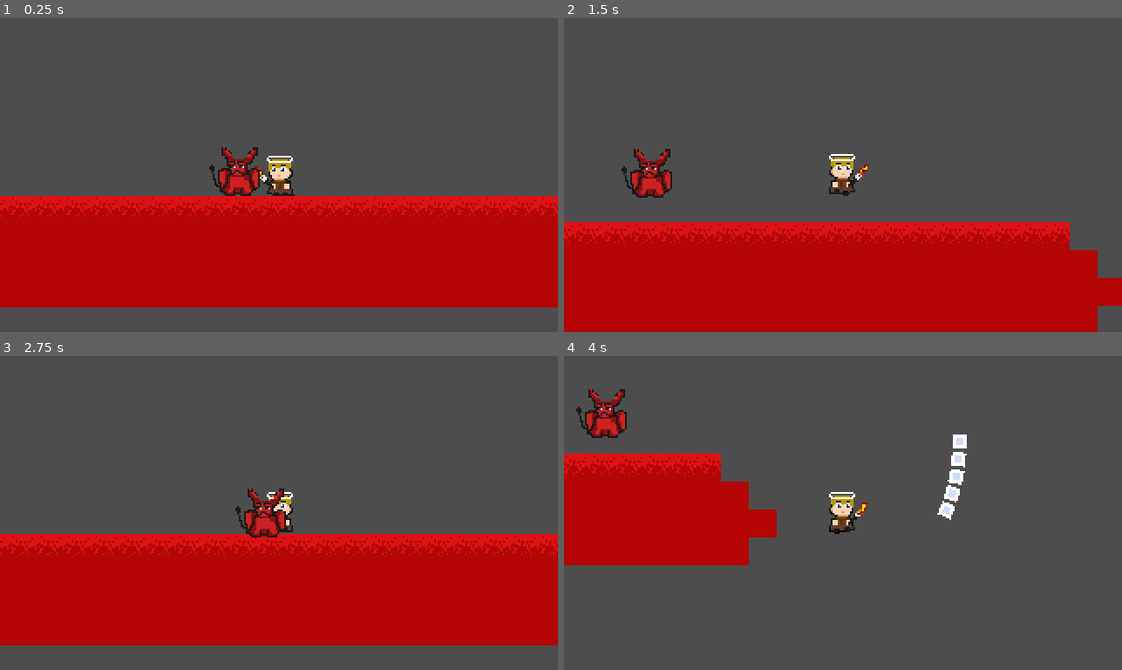
Above: before the commit, frames 1-4 (two rows, left to right).
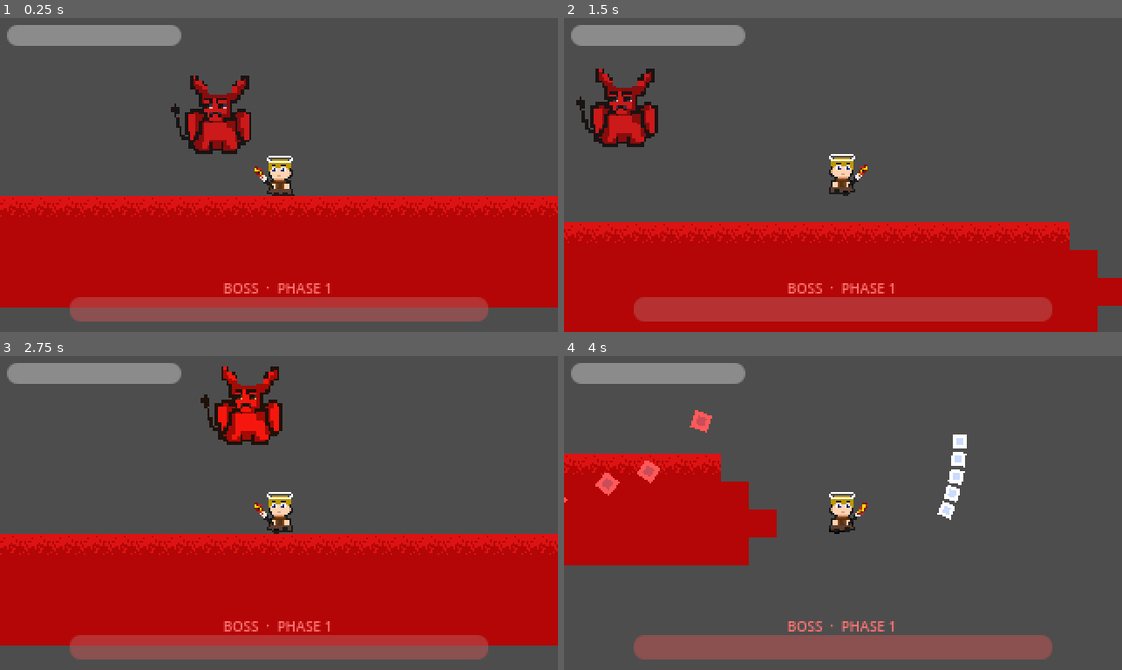
Above: after the commit, the same moments.

Repository: axullin/bounce-back-haven
Game: Godot game, scene res://scenes/main.tscn
The game is run twice, just before and just after one commit, with the same random seed, the same clock (stepped at 60 frames per second) and the same inputs. The engine's default icon, where the game draws it, is replaced by a stand-in: a white triangle on a blue panel in a dark square.
Inputs (mouse positions are in pixels of both pictures, inside the frame that each line leads up to):
- Up to frame 1 (0.25 s): no input
- Up to frame 2 (1.5 s): move the mouse to (965, 159) at 0.52 s; hold D (move_right) from 0.53 s (still down); click (965, 159) at 0.6 s; tap S (charge_jump) at 0.77, 1.07 s; tap 1 (weapon_pistol, bound only after the commit) at 0.8, 1.35 s; move the mouse to (731, 190) at 1.27 s
- Up to frame 3 (2.75 s): tap S (charge_jump) at 1.52, 1.82 s; tap 2 (weapon_pistol, bound only before the commit) at 1.55, 2.1 s; move the mouse to (334, 443) at 2.02 s; release D (move_right) at 2.03 s; hold A (move_left) from 2.03 s (still down); tap 3 (weapon_shotgun, bound only before the commit) at 2.3 s
- Up to frame 4 (4 s): move the mouse to (815, 575) at 2.77 s; release A (move_left) at 2.78 s; hold D (move_right) from 2.78 s (still down); tap 3 (weapon_shotgun, bound only before the commit) at 2.85 s; tap S (charge_jump) at 3.02, 3.05, 3.32 s; move the mouse to (1010, 560) at 3.52 s; hold S (charge_jump) from 3.53 s (still down); click (1010, 560) at 3.8 s

The runs differ from the first frame. In frame 1, 11% of the frame differs, in the area x 1-88%, y 2-97%; in frame 2, 11%; in frame 3, 11%; in frame 4, 9.5%.

Commit message:
Boss support

Diff:
--- a/project.godot
+++ b/project.godot
@@ -61,19 +61,14 @@
 "events": [Object(InputEventMouseButton,"resource_local_to_scene":false,"resource_name":"","device":-1,"window_id":0,"a …(253 unchanged characters)…
 ]
 }
-weapon_sword={
+weapon_pistol={
 "deadzone": 0.2,
 "events": [Object(InputEventKey,"resource_local_to_scene":false,"resource_name":"","device":-1,"window_id":0,"alt_press …(191 unchanged characters)…
 ]
 }
-weapon_pistol={
+weapon_shotgun={
 "deadzone": 0.2,
 "events": [Object(InputEventKey,"resource_local_to_scene":false,"resource_name":"","device":-1,"window_id":0,"alt_press …(191 unchanged characters)…
-]
-}
-weapon_shotgun={
-"deadzone": 0.2,
-"events": [Object(InputEventKey,"resource_local_to_scene":false,"resource_name":"","device":-1,"window_id":0,"alt_pressed":false,"shift_pressed":false,"ctrl_pressed":false,"meta_pressed":false,"pressed":false,"keycode":0,"physical_keycode":51,"key_label":0,"unicode":51,"location":0,"echo":false,"script":null)
 ]
 }
 charge_jump={
--- /dev/null
+++ b/scenes/boss_bullet.tscn
@@ -0,0 +1,20 @@
+[gd_scene format=3 uid="uid://bswwi02qksqjg"]
+
+[ext_resource type="Script" path="res://scripts/boss_bullet.gd" id="1_script"]
+[ext_resource type="Texture2D" uid="uid://dt20u46r33m6w" path="res://assets/bullet.png" id="2_tex"]
+
+[sub_resource type="CircleShape2D" id="CircleShape2D_boss"]
+radius = 4.0
+
+[node name="BossBullet" type="Area2D"]
+collision_layer = 0
+collision_mask = 5
+script = ExtResource("1_script")
+
+[node name="Sprite2D" type="Sprite2D" parent="."]
+modulate = Color(1, 0.35, 0.35, 1)
+scale = Vector2(2.5, 2.5)
+texture = ExtResource("2_tex")
+
+[node name="CollisionShape2D" type="CollisionShape2D" parent="."]
+shape = SubResource("CircleShape2D_boss")
--- a/scenes/enemy.tscn
+++ b/scenes/enemy.tscn
@@ -19,28 +19,31 @@
 }]
 
 [sub_resource type="CapsuleShape2D" id="CapsuleShape2D_md0e3"]
-radius = 8.0
-height = 18.0
+radius = 10.0
+height = 22.0
 
 [sub_resource type="CircleShape2D" id="CircleShape2D_16d1p"]
-radius = 11.0
+radius = 14.0
 
-[node name="Enemy" type="CharacterBody2D" unique_id=311243696]
+[node name="Boss" type="CharacterBody2D" groups=["enemy", "boss"]]
 collision_layer = 2
 script = ExtResource("1_7p1mj")
+scale = Vector2(1.6, 1.6)
 
-[node name="AnimatedSprite2D" type="AnimatedSprite2D" parent="." unique_id=1780747503]
+[node name="AnimatedSprite2D" type="AnimatedSprite2D" parent="."]
+modulate = Color(1, 0.75, 0.75, 1)
 sprite_frames = SubResource("SpriteFrames_g4v7s")
 animation = &"idle"
-frame_progress = 0.8729426
 
-[node name="CollisionShape2D" type="CollisionShape2D" parent="." unique_id=3774236]
+[node name="CollisionShape2D" type="CollisionShape2D" parent="."]
 position = Vector2(0, 4)
 shape = SubResource("CapsuleShape2D_md0e3")
 
-[node name="Hitbox" type="Area2D" parent="." unique_id=1594449465]
+[node name="Hitbox" type="Area2D" parent="."]
+collision_layer = 0
+collision_mask = 4
 
-[node name="Kolizja_ale_inna" type="CollisionShape2D" parent="Hitbox" unique_id=1393179494]
+[node name="Kolizja_ale_inna" type="CollisionShape2D" parent="Hitbox"]
 position = Vector2(0, 4)
 shape = SubResource("CircleShape2D_16d1p")
 
--- a/scenes/main.tscn
+++ b/scenes/main.tscn
@@ -4,25 +4,50 @@
 [ext_resource type="PackedScene" uid="uid://dlh54jyaha34u" path="res://scenes/tile_map_layer.tscn" id="1_jyhfs"]
 [ext_resource type="PackedScene" uid="uid://cl03wdt20f8hk" path="res://scenes/enemy.tscn" id="3_sugp2"]
 [ext_resource type="Script" uid="uid://cns1wh7i1iuw5" path="res://scripts/health.gd" id="4_jyhfs"]
+[ext_resource type="Script" path="res://scripts/boss_health.gd" id="5_boss_hp"]
 
 [node name="Main" type="Node2D" unique_id=1107407252]
 
 [node name="Player" parent="." unique_id=166224037 instance=ExtResource("1_0wfyh")]
 
-[node name="Node2D" type="Node2D" parent="Player" unique_id=1647294200]
-
 [node name="TileMapLayer" parent="." unique_id=276225858 instance=ExtResource("1_jyhfs")]
 tile_map_data = PackedByteArray("AAD3/wEABgABAAAAAAD4/wEABgABAAAAAAD5/wEABgABAAAAAAD6/wEABgABAAAAAAD7/wEABgABAAAAAAD8/w …(2672 unchanged characters)…
 
-[node name="Enemy" parent="." unique_id=311243696 instance=ExtResource("3_sugp2")]
-position = Vector2(-49, -2)
+[node name="Boss" parent="." instance=ExtResource("3_sugp2")]
+position = Vector2(-49, -20)
 
 [node name="CanvasLayer" type="CanvasLayer" parent="." unique_id=1884453002]
 
 [node name="ProgressBar" type="ProgressBar" parent="CanvasLayer" unique_id=1943480537]
-offset_left = -61.0
-offset_top = -46.0
-offset_right = 65.0
-offset_bottom = -19.0
+offset_left = 4.0
+offset_top = 4.0
+offset_right = 104.0
+offset_bottom = 16.0
 value = 100.0
+show_percentage = false
 script = ExtResource("4_jyhfs")
+
+[node name="BossHealth" type="ProgressBar" parent="CanvasLayer"]
+offset_left = 40.0
+offset_top = 160.0
+offset_right = 280.0
+offset_bottom = 174.0
+max_value = 300.0
+value = 300.0
+show_percentage = false
+modulate = Color(1, 0.45, 0.45, 1)
+script = ExtResource("5_boss_hp")
+
+[node name="Label" type="Label" parent="CanvasLayer/BossHealth"]
+layout_mode = 1
+anchors_preset = 15
+anchor_right = 1.0
+anchor_bottom = 1.0
+offset_top = -12.0
+offset_bottom = -12.0
+grow_horizontal = 2
+grow_vertical = 2
+theme_override_font_sizes/font_size = 8
+text = "BOSS  ·  PHASE 1"
+horizontal_alignment = 1
+vertical_alignment = 1
--- a/scenes/player.tscn
+++ b/scenes/player.tscn
@@ -40,8 +40,6 @@
 radius = 7.0625
 height = 24.0
 
-[sub_resource type="RectangleShape2D" id="RectangleShape2D_yf5fn"]
-
 [sub_resource type="CircleShape2D" id="CircleShape2D_16d1p"]
 radius = 8.0
 
@@ -75,15 +73,10 @@
 [node name="BulletSpawn" type="Marker2D" parent="." unique_id=1337669848]
 position = Vector2(0, 6)
 
-[node name="SwordHitbox" type="Area2D" parent="." unique_id=231352135]
-position = Vector2(-9, 2)
-
-[node name="CollisionShape2D" type="CollisionShape2D" parent="SwordHitbox" unique_id=804935157]
-position = Vector2(-1, 0)
-shape = SubResource("RectangleShape2D_yf5fn")
-disabled = true
-
 [node name="Hurtbox" type="Area2D" parent="." unique_id=628775682]
+collision_layer = 4
+collision_mask = 0
+monitoring = false
 
 [node name="Kolizja_od_hurtbox" type="CollisionShape2D" parent="Hurtbox" unique_id=589469815]
 position = Vector2(1, 4)
--- /dev/null
+++ b/scripts/boss_bullet.gd
@@ -0,0 +1,35 @@
+extends Area2D
+
+var bullet_speed = 140.0
+var direction = Vector2.ZERO
+var damage = 12
+var lifetime = 4.0
+
+func _ready() -> void:
+	body_entered.connect(_on_body_entered)
+	area_entered.connect(_on_area_entered)
+	get_tree().create_timer(lifetime).timeout.connect(queue_free)
+
+func setup(start_pos: Vector2, target_pos: Vector2, speed: float = 140.0, dmg: int = 12) -> void:
+	global_position = start_pos
+	bullet_speed = speed
+	damage = dmg
+	direction = (target_pos - start_pos).normalized()
+	rotation = direction.angle()
+
+func _physics_process(delta: float) -> void:
+	global_position += direction * bullet_speed * delta
+
+func _hit_player(target: Node) -> void:
+	if target and target.has_method("take_damage"):
+		target.take_damage(damage)
+		queue_free()
+
+func _on_body_entered(body: Node2D) -> void:
+	if body.is_in_group("player"):
+		_hit_player(body)
+
+func _on_area_entered(area: Area2D) -> void:
+	var parent = area.get_parent()
+	if parent and parent.is_in_group("player"):
+		_hit_player(parent)
--- /dev/null
+++ b/scripts/boss_health.gd
@@ -0,0 +1,43 @@
+extends ProgressBar
+
+@onready var label: Label = $Label
+
+var boss: CharacterBody2D
+
+func _ready() -> void:
+	await get_tree().process_frame
+	boss = get_tree().get_first_node_in_group("boss")
+	if boss == null:
+		visible = false
+		return
+
+	max_value = boss.max_health
+	value = boss.health
+	_update_label()
+	boss.health_changed.connect(_on_boss_health_changed)
+	if boss.has_signal("phase_changed"):
+		boss.phase_changed.connect(_on_phase_changed)
+	if boss.has_signal("defeated"):
+		boss.defeated.connect(_on_defeated)
+
+func _on_boss_health_changed(new_health: int) -> void:
+	value = new_health
+	_update_label()
+
+func _on_phase_changed(phase: int) -> void:
+	if label:
+		label.text = "BOSS  ·  PHASE %d" % phase
+	# brief flash on phase change
+	modulate = Color(1.4, 0.6, 0.6)
+	await get_tree().create_timer(0.2).timeout
+	modulate = Color.WHITE
+
+func _on_defeated() -> void:
+	if label:
+		label.text = "BOSS DEFEATED"
+	value = 0
+
+func _update_label() -> void:
+	if label == null or boss == null:
+		return
+	label.text = "BOSS  ·  PHASE %d" % boss.phase
--- a/scripts/enemy.gd
+++ b/scripts/enemy.gd
@@ -1,59 +1,330 @@
-
 extends CharacterBody2D
 
-@export var max_health = 100
-@export var speed = 100.0
+signal health_changed(new_health)
+signal phase_changed(phase: int)
+signal defeated
+
+enum Pattern {
+	CHASE,
+	DASH,
+	FAN_SHOT,
+	SLAM,
+	RING_SHOT,
+	DEFLECT,
+}
+
+@export var max_health = 300
+@export var contact_damage: int = 15
+@export var move_speed = 70.0
+@export var dash_speed = 220.0
+@export var hover_height = 48.0
+
 @onready var anim = $AnimatedSprite2D
-
-var health = 100
+@onready var hitbox = $Hitbox
+@onready var boss_bullet = preload("res://scenes/boss_bullet.tscn")
+
+var health = 300
 var player: CharacterBody2D
-
-func _ready():
+var phase := 1
+var busy := false
+var deflecting := false
+var pattern_index := 0
+var home_y := 0.0
+var arena_min_x := -120.0
+var arena_max_x := 140.0
+var base_scale := Vector2.ONE
+
+var phase1_patterns: Array[Pattern] = [
+	Pattern.CHASE,
+	Pattern.FAN_SHOT,
+	Pattern.DASH,
+	Pattern.CHASE,
+	Pattern.SLAM,
+]
+
+var phase2_patterns: Array[Pattern] = [
+	Pattern.DASH,
+	Pattern.RING_SHOT,
+	Pattern.DEFLECT,
+	Pattern.SLAM,
+	Pattern.FAN_SHOT,
+	Pattern.CHASE,
+]
+
+var phase3_patterns: Array[Pattern] = [
+	Pattern.DASH,
+	Pattern.SLAM,
+	Pattern.RING_SHOT,
+	Pattern.DEFLECT,
+	Pattern.DASH,
+	Pattern.FAN_SHOT,
+	Pattern.SLAM,
+]
+
+func _ready() -> void:
 	add_to_group("enemy")
+	add_to_group("boss")
+	base_scale = scale
 	health = max_health
-
+	home_y = global_position.y
 	player = get_tree().get_first_node_in_group("player")
+	health_changed.emit(health)
+	_run_pattern_loop()
 
 func _physics_process(delta: float) -> void:
+	if player == null or not is_instance_valid(player):
+		player = get_tree().get_first_node_in_group("player")
+		velocity = Vector2.ZERO
+		return
+
+	if not busy:
+		_hover_toward_player(delta)
+
+	move_and_slide()
+	_update_animation()
+	_update_visual_state()
+
+func _hover_toward_player(_delta: float) -> void:
+	var target = Vector2(player.global_position.x, home_y - hover_height)
+	var dir = (target - global_position)
+	if dir.length() > 4.0:
+		velocity = dir.normalized() * move_speed * (1.25 if phase >= 3 else 1.0)
+	else:
+		velocity = Vector2.ZERO
+	global_position.x = clampf(global_position.x, arena_min_x, arena_max_x)
+
+func _run_pattern_loop() -> void:
+	await get_tree().create_timer(0.8).timeout
+	while is_instance_valid(self) and health > 0:
+		var patterns := _current_patterns()
+		var pattern: Pattern = patterns[pattern_index % patterns.size()]
+		pattern_index += 1
+		await _execute_pattern(pattern)
+		await get_tree().create_timer(_recovery_time()).timeout
+
+func _current_patterns() -> Array[Pattern]:
+	match phase:
+		1:
+			return phase1_patterns
+		2:
+			return phase2_patterns
+		_:
+			return phase3_patterns
+
+func _recovery_time() -> float:
+	match phase:
+		1:
+			return 0.55
+		2:
+			return 0.35
+		_:
+			return 0.2
+
+func _execute_pattern(pattern: Pattern) -> void:
+	busy = true
+	velocity = Vector2.ZERO
+	match pattern:
+		Pattern.CHASE:
+			await _pattern_chase()
+		Pattern.DASH:
+			await _pattern_dash()
+		Pattern.FAN_SHOT:
+			await _pattern_fan_shot()
+		Pattern.SLAM:
+			await _pattern_slam()
+		Pattern.RING_SHOT:
+			await _pattern_ring_shot()
+		Pattern.DEFLECT:
+			await _pattern_deflect()
+	busy = false
+	deflecting = false
+
+func _pattern_chase() -> void:
+	var duration = 1.4 if phase == 1 else 1.0
+	var elapsed = 0.0
+	while elapsed < duration and health > 0:
+		if player:
+			var target = Vector2(player.global_position.x, home_y - hover_height * 0.6)
+			velocity = (target - global_position).normalized() * move_speed * 1.4
+		elapsed += get_physics_process_delta_time()
+		await get_tree().physics_frame
+
+func _pattern_dash() -> void:
 	if player == null:
 		return
-	var direction = (player.global_position - global_position).normalized()
-	velocity = direction * speed
-
-	update_animation()
-	move_and_slide()
-
-func take_damage(amount: int):
-	health -= amount
-
-	print("Enemy HP: ", health)
+	# Telegraph
+	modulate = Color(1.4, 0.7, 0.7)
+	await get_tree().create_timer(0.35).timeout
+	modulate = Color.WHITE
+
+	var dir = (player.global_position - global_position).normalized()
+	var dash_time = 0.35
+	var elapsed = 0.0
+	while elapsed < dash_time and health > 0:
+		velocity = dir * dash_speed * (1.0 + 0.25 * (phase - 1))
+		elapsed += get_physics_process_delta_time()
+		await get_tree().physics_frame
+	velocity = Vector2.ZERO
+	await get_tree().create_timer(0.15).timeout
+
+func _pattern_fan_shot() -> void:
+	if player == null:
+		return
+	modulate = Color(1.2, 0.9, 0.5)
+	await get_tree().create_timer(0.25).timeout
+	modulate = Color.WHITE
+
+	var shots = 3 + phase
+	var spread = 0.55
+	for i in range(shots):
+		if player == null or health <= 0:
+			return
+		var t = 0.0 if shots == 1 else float(i) / float(shots - 1)
+		var angle = lerp(-spread, spread, t)
+		var aim = (player.global_position - global_position).normalized().rotated(angle)
+		_spawn_bullet(global_position, global_position + aim * 200.0, 160.0 + phase * 20.0)
+		await get_tree().create_timer(0.08).timeout
+
+func _pattern_slam() -> void:
+	# Unique mechanic: telegraph, rise, crash — dodge with charged bounce jump
+	modulate = Color(0.7, 0.85, 1.4)
+	await get_tree().create_timer(0.3).timeout
+
+	var rise_target = Vector2(global_position.x if player == null else player.global_position.x, home_y - hover_height - 40.0)
+	await _move_to(rise_target, 0.35)
+	await get_tree().create_timer(0.15).timeout
+
+	var slam_x = player.global_position.x if player else global_position.x
+	var ground = Vector2(slam_x, home_y + 8.0)
+	await _move_to(ground, 0.2)
+
+	_spawn_shockwave()
+	modulate = Color.WHITE
+	await get_tree().create_timer(0.25).timeout
+	await _move_to(Vector2(global_position.x, home_y - hover_height), 0.3)
+
+func _pattern_ring_shot() -> void:
+	modulate = Color(1.3, 0.5, 1.1)
+	await get_tree().create_timer(0.2).timeout
+	modulate = Color.WHITE
+
+	var count = 8 + phase * 2
+	for i in range(count):
+		var angle = TAU * float(i) / float(count)
+		var aim = Vector2.RIGHT.rotated(angle)
+		_spawn_bullet(global_position, global_position + aim * 100.0, 120.0 + phase * 15.0)
+	await get_tree().create_timer(0.35).timeout
+
+func _pattern_deflect() -> void:
+	# Special: armor up, bullets bounce back at the player
+	deflecting = true
+	modulate = Color(0.45, 0.95, 1.35)
+	await get_tree().create_timer(1.6 if phase < 3 else 2.0).timeout
+	deflecting = false
+	scale = base_scale
+	modulate = Color.WHITE
+
+func _spawn_shockwave() -> void:
+	# Two ground projectiles traveling left/right — jump over them
+	for dir_x in [-1.0, 1.0]:
+		var bullet = boss_bullet.instantiate()
+		get_parent().add_child(bullet)
+		var start = Vector2(global_position.x, home_y + 10.0)
+		bullet.setup(start, start + Vector2(dir_x * 200.0, 0.0), 180.0, contact_damage)
+		bullet.modulate = Color(1.0, 0.85, 0.2)
+		bullet.scale = Vector2(1.6, 1.0)
+
+func _spawn_bullet(from: Vector2, to: Vector2, speed: float) -> void:
+	var bullet = boss_bullet.instantiate()
+	get_parent().add_child(bullet)
+	bullet.setup(from, to, speed, 10 + phase * 2)
+
+func _move_to(target: Vector2, duration: float) -> void:
+	var start = global_position
+	var elapsed = 0.0
+	while elapsed < duration and health > 0:
+		elapsed += get_physics_process_delta_time()
+		var t = clampf(elapsed / duration, 0.0, 1.0)
+		global_position = start.lerp(target, t)
+		velocity = Vector2.ZERO
+		await get_tree().physics_frame
+
+func take_damage(amount: int) -> void:
+	if health <= 0:
+		return
+
+	if deflecting:
+		_reflect_toward_player()
+		return
+
+	health = max(health - amount, 0)
+	health_changed.emit(health)
+	_flash_hit()
+	_check_phase()
 
 	if health <= 0:
 		die()
 
-func die():
-	print("Enemy died!")
+func _reflect_toward_player() -> void:
+	if player == null:
+		return
+	_spawn_bullet(global_position, player.global_position, 200.0)
+	modulate = Color(1.5, 1.5, 1.5)
+	await get_tree().create_timer(0.05).timeout
+	if deflecting:
+		modulate = Color(0.45, 0.95, 1.35)
+	elif is_instance_valid(self):
+		modulate = Color.WHITE
+
+func _flash_hit() -> void:
+	if deflecting:
+		return
+	modulate = Color(1.6, 0.4, 0.4)
+	await get_tree().create_timer(0.06).timeout
+	if is_instance_valid(self) and not deflecting:
+		modulate = Color.WHITE
+
+func _check_phase() -> void:
+	var ratio = float(health) / float(max_health)
+	var new_phase = 1
+	if ratio <= 0.33:
+		new_phase = 3
+	elif ratio <= 0.66:
+		new_phase = 2
+
+	if new_phase != phase:
+		phase = new_phase
+		phase_changed.emit(phase)
+		pattern_index = 0
+		move_speed = 70.0 + (phase - 1) * 18.0
+
+func die() -> void:
+	defeated.emit()
+	busy = true
+	deflecting = false
+	velocity = Vector2.ZERO
+	modulate = Color(1, 1, 1, 0.4)
+	await get_tree().create_timer(0.4).timeout
 	queue_free()
 
-func update_animation():
+func _update_animation() -> void:
 	if anim.animation != "idle":
 		anim.play("idle")
-
-	if velocity.x > 0:
+	if velocity.x > 8.0:
 		anim.flip_h = true
-	elif velocity.x < 0:
+	elif velocity.x < -8.0:
 		anim.flip_h = false
-
+	elif player:
+		anim.flip_h = player.global_position.x > global_position.x
+
+func _update_visual_state() -> void:
+	if deflecting:
+		var pulse = 1.08 + sin(Time.get_ticks_msec() * 0.02) * 0.06
+		scale = base_scale * pulse
+	else:
+		scale = base_scale
 
 func _on_hitbox_area_entered(area: Area2D) -> void:
-	pass # Replace with function body.
-@export var damage: int = 10 # Obrażenia zadawane przez wroga
-
-
-func _on_hitbox_area_entered_enemy(area: Area2D) -> void:
-
 	var target = area.get_parent()
-	if target and target.has_method("take_damage"):
-
-		if target != self:
-			target.take_damage(damage)
+	if target and target != self and target.has_method("take_damage"):
+		target.take_damage(contact_damage)
--- a/scripts/health.gd
+++ b/scripts/health.gd
@@ -3,24 +3,18 @@
 var player: CharacterBody2D
 
 func _ready() -> void:
-
 	await get_tree().process_frame
 
-
 	player = get_tree().get_first_node_in_group("player")
-
-
 	if player == null:
-		player = get_node_or_null("../Player")
+		player = get_node_or_null("../../Player")
 
 	if player:
 		max_value = player.max_health
 		value = player.health
-
 		player.health_changed.connect(_on_player_health_changed)
-		print("Pasek życia pomyślnie połączył się z graczem!")
 	else:
-		print("BŁĄD: Pasek życia nie może znaleźć gracza!")
+		push_error("Health bar: nie znaleziono gracza")
 
 func _on_player_health_changed(new_health: int) -> void:
 	value = new_health
--- a/scripts/player.gd
+++ b/scripts/player.gd
@@ -1,38 +1,43 @@
 extends CharacterBody2D
 
 enum Weapon {
-	SWORD,
 	PISTOL,
 	SHOTGUN
 }
 
 const SPEED = 200.0
 const JUMP_VELOCITY = -200.0
-var bt
-var current_weapon = Weapon.SWORD
-var can_attack = true
-var charge_time = 0.0
-var is_charging = false
 const MIN_JUMP_VELOCITY = -200.0
 const MAX_JUMP_VELOCITY = -500.0
 const MAX_CHARGE_TIME = 1.5
+const INVULN_TIME = 0.6
+
+signal health_changed(new_health)
+
+@export var max_health = 100
+
+var bt
+var current_weapon = Weapon.PISTOL
+var charge_time = 0.0
+var is_charging = false
+var health = 100
+var invulnerable = false
+
 @onready var bullet = preload("res://scenes/bullet.tscn")
 @onready var anim = $AnimatedSprite2D
-# Movement + function def.
+
+func _ready():
+	health = max_health
+	health_changed.emit(health)
+
 func _physics_process(delta: float) -> void:
-
 	if is_on_floor() and Input.is_action_pressed("charge_jump"):
 		is_charging = true
 		charge_time = min(charge_time + delta, MAX_CHARGE_TIME)
 
 	if is_charging and Input.is_action_just_released("charge_jump"):
 		var charge_ratio = charge_time / MAX_CHARGE_TIME
-
-		velocity.y = lerp(
-			MIN_JUMP_VELOCITY,
-			MAX_JUMP_VELOCITY,
-			charge_ratio
-		)
+		velocity.y = lerp(MIN_JUMP_VELOCITY, MAX_JUMP_VELOCITY, charge_ratio)
 		is_charging = false
 		charge_time = 0.0
 
@@ -49,11 +54,8 @@
 	move_and_slide()
 	handle_weapon_input()
 	update_animation()
-# Weapon input xd
+
 func handle_weapon_input():
-	if Input.is_action_just_pressed("weapon_sword"):
-		current_weapon = Weapon.SWORD
-
 	if Input.is_action_just_pressed("weapon_pistol"):
 		current_weapon = Weapon.PISTOL
 
@@ -62,15 +64,11 @@
 
 	if Input.is_action_just_pressed("shoot"):
 		match current_weapon:
-			Weapon.SWORD:
-				sword_attack()
-
 			Weapon.PISTOL:
 				pistol_shoot()
-
 			Weapon.SHOTGUN:
 				shotgun_shoot()
-# Pistol idk why im writing ts
+
 func pistol_shoot():
 	var target_pos = get_global_mouse_position()
 	var spawn_pos = $BulletSpawn.global_position
@@ -78,11 +76,10 @@
 	bt = bullet.instantiate()
 	get_parent().add_child(bt)
 	bt.setup(spawn_pos, target_pos)
-# Shotgun...
+
 func shotgun_shoot():
 	var target_pos = get_global_mouse_position()
 	var spawn_pos = $BulletSpawn.global_position
-
 	var spread = [-0.2, -0.1, 0.0, 0.1, 0.2]
 
 	for angle in spread:
@@ -92,25 +89,8 @@
 		bt = bullet.instantiate()
 		get_parent().add_child(bt)
 		bt.setup(spawn_pos, pellet_target)
-# And sword
-func sword_attack():
-	if not can_attack:
-		return
 
-	can_attack = false
-
-	$SwordHitbox/CollisionShape2D.disabled = false
-
-	await get_tree().create_timer(0.15).timeout
-
-	$SwordHitbox/CollisionShape2D.disabled = true
-
-	await get_tree().create_timer(0.25).timeout
-
-	can_attack = true
-# Animationssssss
 func update_animation():
-
 	if abs(velocity.x) > 0:
 		anim.play("walk")
 	else:
@@ -121,22 +101,22 @@
 	elif velocity.x < 0:
 		anim.flip_h = false
 
-@export var max_health = 100
-var health = 100
-signal health_changed(new_health)
+func take_damage(amount: int):
+	if invulnerable or health <= 0:
+		return
 
-func _ready():
-	health = max_health
-
-
-# Do
-func take_damage(amount: int):
-	health -= amount
+	health = max(health - amount, 0)
 	print("Gracz dostał obrażenia! HP: ", health)
 	health_changed.emit(health)
 
 	if health <= 0:
 		die()
+		return
+
+	invulnerable = true
+	await get_tree().create_timer(INVULN_TIME).timeout
+	invulnerable = false
 
 func die():
 	print("Gracz zginął!")
+	get_tree().reload_current_scene()
Not shown, added: scripts/boss_bullet.gd.uid
Not shown, added: scripts/boss_health.gd.uid
Not shown, removed: scenes/bullet.tscn51234317251.tmp
Not shown, removed: scenes/bullet.tscn8594929147.tmp
Not shown, removed: scenes/main.tscn14812372382.tmp
Not shown, removed: scenes/main.tscn14817200994.tmp
Not shown, removed: scenes/main.tscn14964956673.tmp
Not shown, removed: scenes/main.tscn14979950016.tmp
Not shown, removed: scenes/main.tscn15002724090.tmp
Not shown, removed: scenes/main.tscn5916324028.tmp
